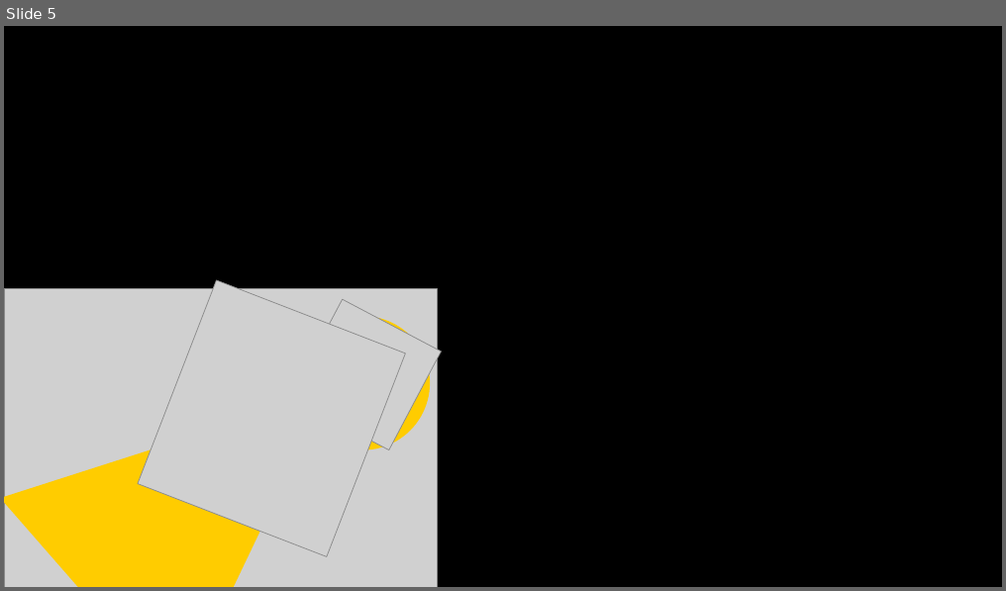
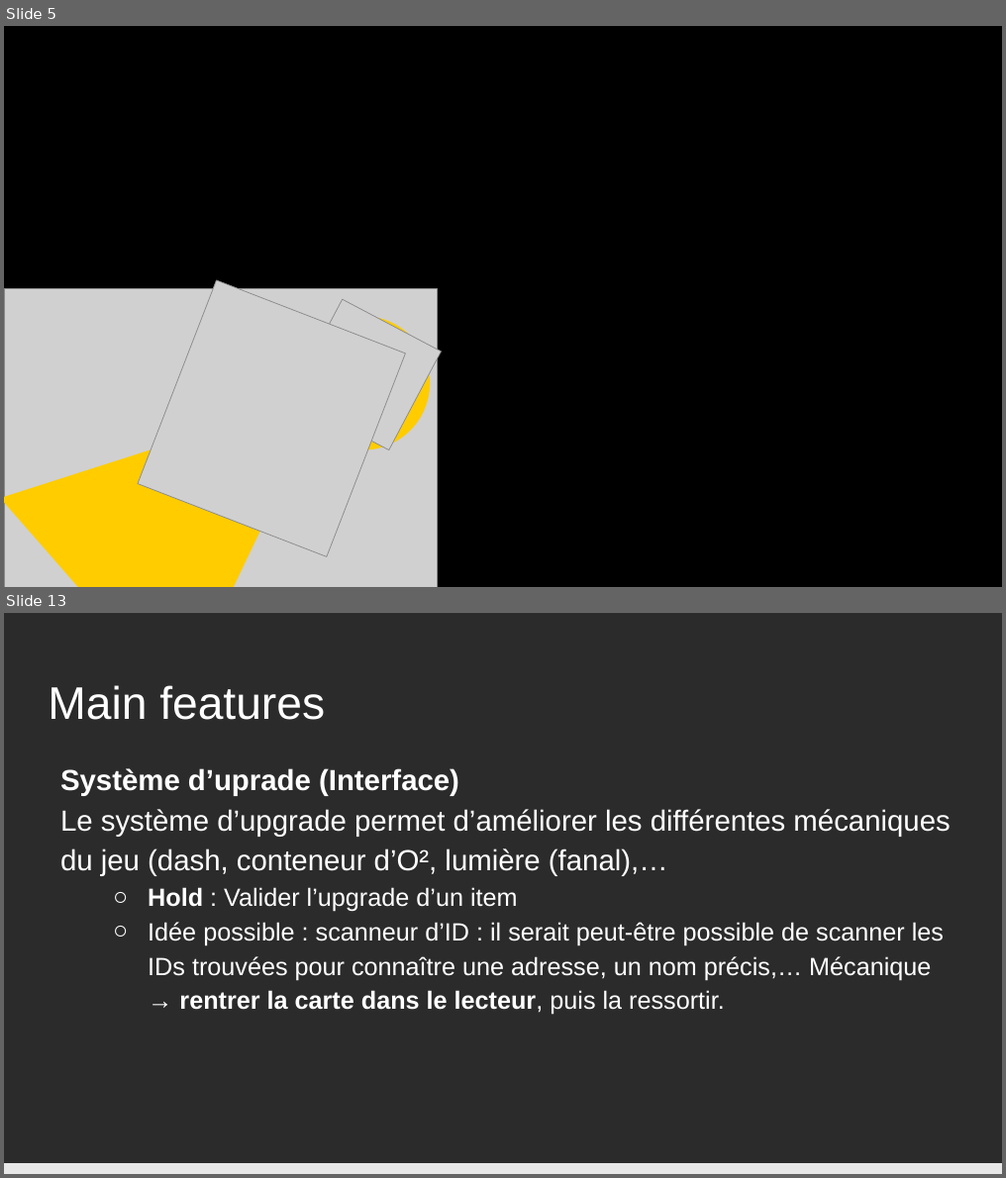
Before and after one commit to KevinBachelierBart/TPGeneraux, a slide deck: PrésentationSintaZaranie.pptx. Shown one above the other, each under a label of ours: slide 5 before the commit, slides 5 and 13 after it; the slides between them are not shown. The pictures are 1006x591 and 1006x1178 pixels, drawn with LibreOffice and Linux fonts; fonts in the diff are those of the drawing; grey boxes stand for pictures; background and template pictures are left out; a plain dark background stands for a picture behind light text. Boxes give left, top, right and bottom in pixels: in the first picture for what was removed or moved away, otherwise in the second. Text is boxed around its words. In the diff, an @@ line names an element or a change of style, - is before the commit and + after.

```diff
--- a/PrésentationSintaZaranie.pptx
+++ b/PrésentationSintaZaranie.pptx
@@ slide 13 added at <box>4,613,1002,1174</box>, background picture (left out) @@
@@ title added at <box>48,685,325,720</box>, 44 pt, text #FFFFFF @@
+Main features
@@ text added at <box>60,768,949,1015</box>, 24 pt, text #FFFFFF @@
+Système d’uprade (Interface)
+Le système d’upgrade permet d’améliorer les différentes mécaniques du jeu (dash, conteneur d’O², lumière (fanal),…
+  ○ Hold : Valider l’upgrade d’un item
+  ○ Idée possible : scanneur d’ID : il serait peut-être possible de scanner les IDs trouvées pour connaître une adresse, un nom précis,… Mécanique → rentrer la carte dans le lecteur, puis la ressortir.
@@ rectangle added at <box>4,1164,1002,1174</box>, fill #E8E8E8 @@
```
Also in this commit, not shown: 2 slides changed, 12 other slides added, 1 other file.
